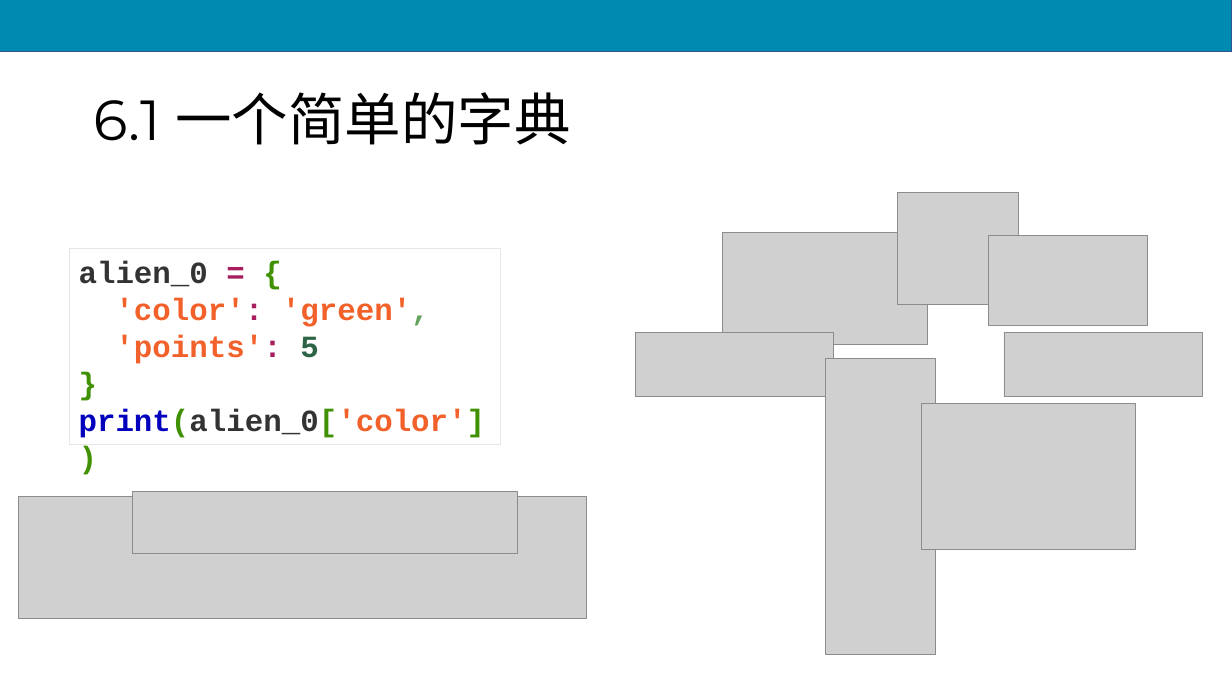
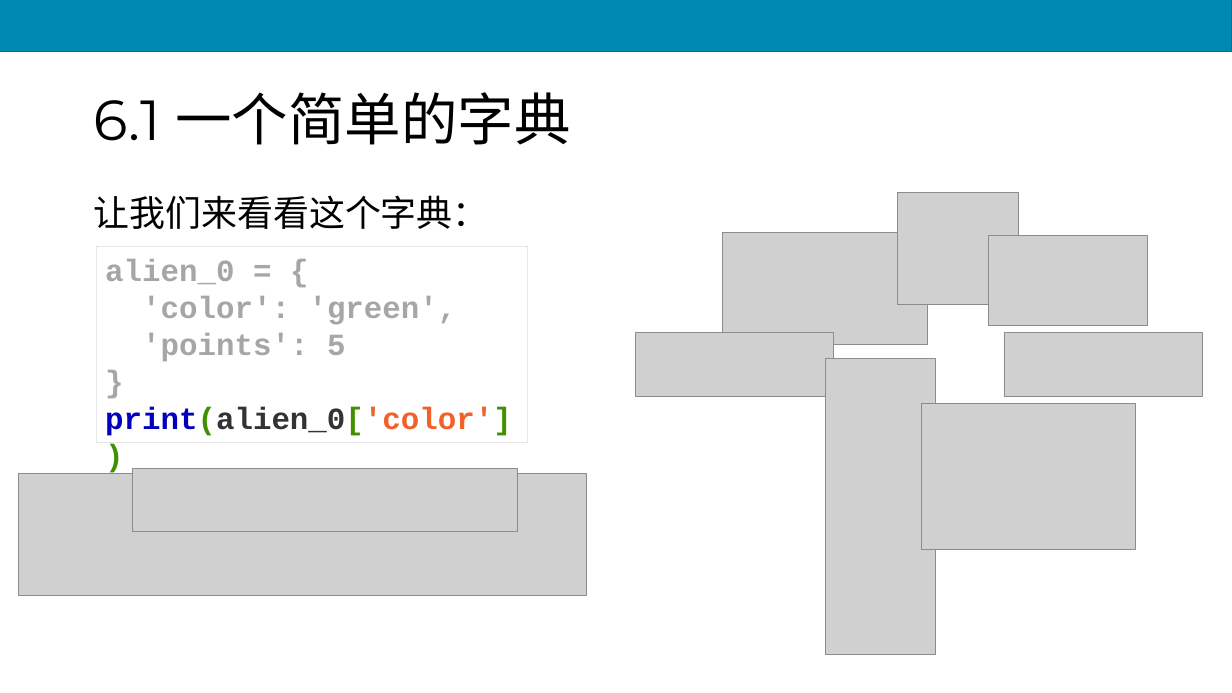
Before and after one commit to scruel/pcc_3e_slides, a slide deck: slide 6 of PPT/python6.pptx. Drawn at 1232x693 pixels with LibreOffice and Linux fonts; fonts in the diff are those of the drawing; grey boxes stand for pictures. Boxes give left, top, right and bottom in pixels: in the first picture for what was removed or moved away, otherwise in the second. Text is boxed around its words. In the diff, an @@ line names an element or a change of style, - is before the commit and + after.

```diff
--- a/PPT/python6.pptx
+++ b/PPT/python6.pptx
@@ text added at (x1=94, y1=195, x2=489, y2=229), 28 pt, text #000000 @@
+让我们来看看这个字典：
@@ rectangle "alien_0 = {" moved from (x1=69, y1=249, x2=501, y2=445) to (x1=96, y1=247, x2=528, y2=443) @@
@@ rectangle "alien_0 = {" at (x1=96, y1=247, x2=528, y2=443): text colour #333333 to #A6A6A6 in "alien_0"; text colour #A71D5D to #A6A6A6 in "=", "'color':", "'points':"; text colour #3F9101 to #A6A6A6 in "{", "}"; text colour #F2612A to #A6A6A6 in "'color': 'green',", "'points':"; text colour #63A35C to #A6A6A6 in "'green',"; text colour #2E6446 to #A6A6A6 in "5" @@
@@ picture moved from (x1=19, y1=496, x2=587, y2=618) to (x1=19, y1=474, x2=587, y2=596) @@
@@ picture moved from (x1=133, y1=492, x2=518, y2=555) to (x1=133, y1=469, x2=518, y2=531) @@
```
Also in this commit, not shown: 12 other slides changed, 18 other files.
